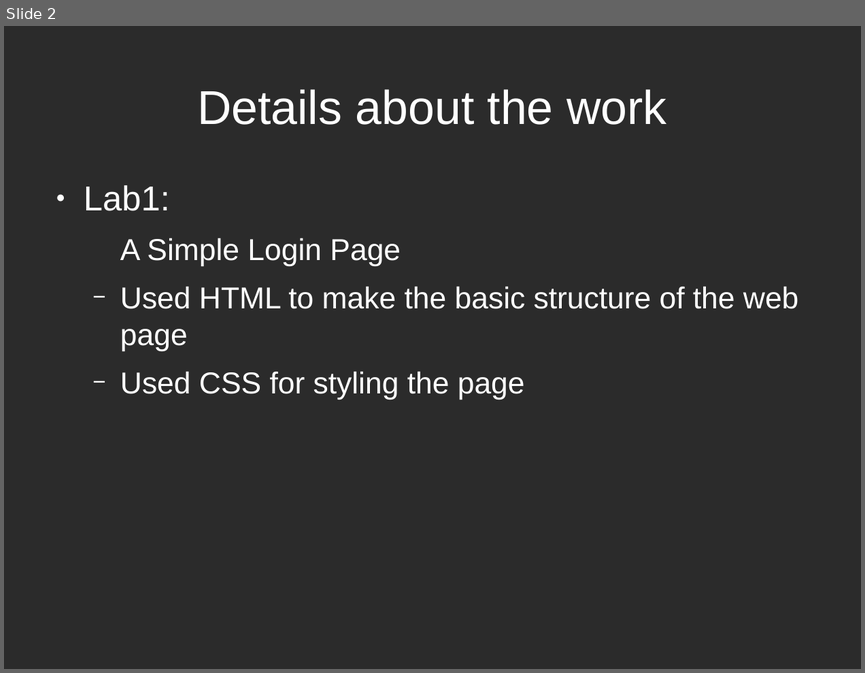
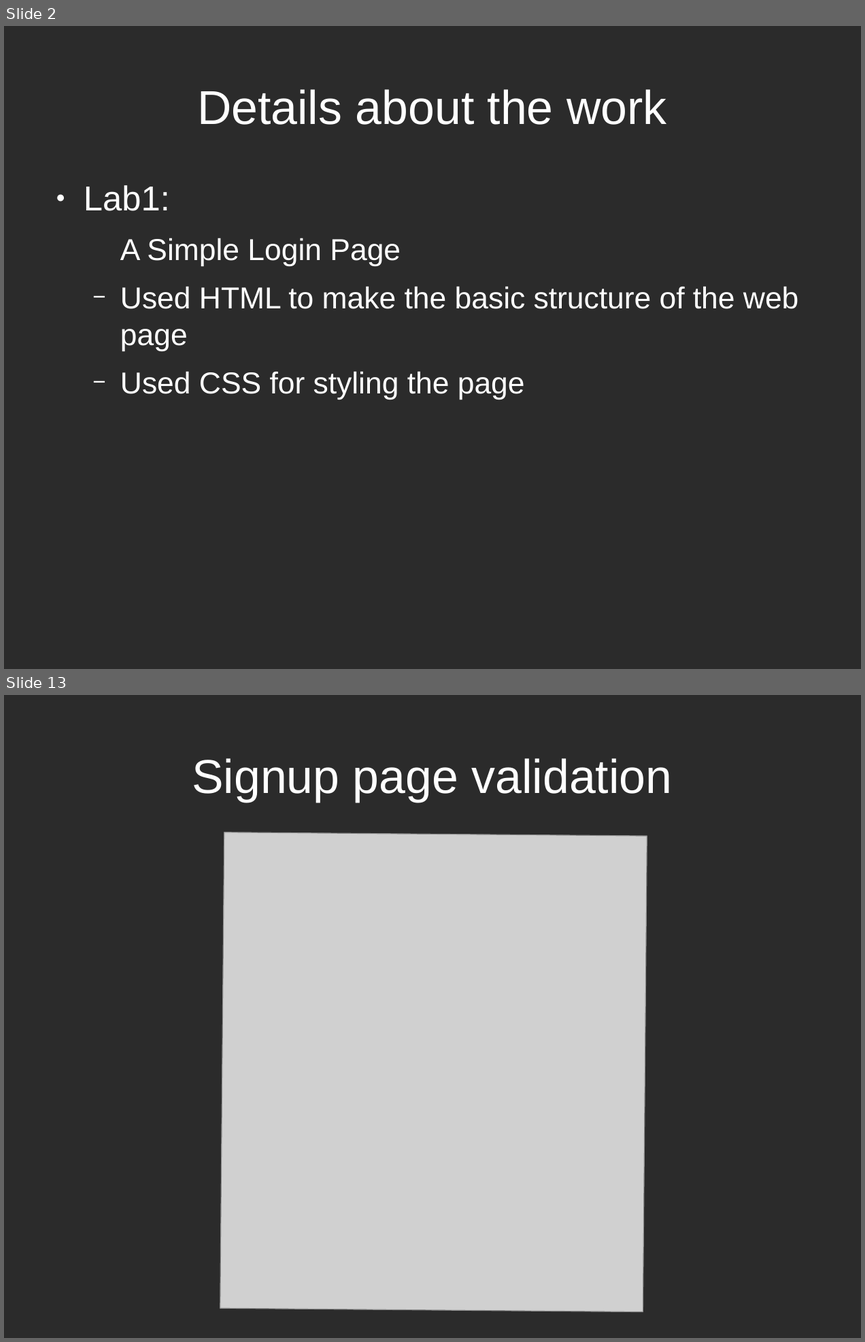
Before and after one commit to hiamandeep/it_lab_web_tech, a slide deck: ppt/lab1.odp. Shown one above the other, each under a label of ours: slide 2 before the commit, slides 2 and 13 after it; the slides between them are not shown. The pictures are 865x673 and 865x1342 pixels, drawn with LibreOffice and Linux fonts; fonts in the diff are those of the drawing; grey boxes stand for pictures; background and template pictures are left out; a plain dark background stands for a picture behind light text. Boxes give left, top, right and bottom in pixels: in the first picture for what was removed or moved away, otherwise in the second. Text is boxed around its words. In the diff, an @@ line names an element or a change of style, - is before the commit and + after.

```diff
--- a/ppt/lab1.odp
+++ b/ppt/lab1.odp
@@ slide 13 added at box(4, 695, 861, 1338), background picture (left out) @@
@@ title added at box(192, 758, 672, 802), 44 pt, text #FFFFFF @@
+Signup page validation
@@ picture added at box(220, 832, 647, 1312) @@
```
Also in this commit, not shown: 32 other slides added, 43 other files.
